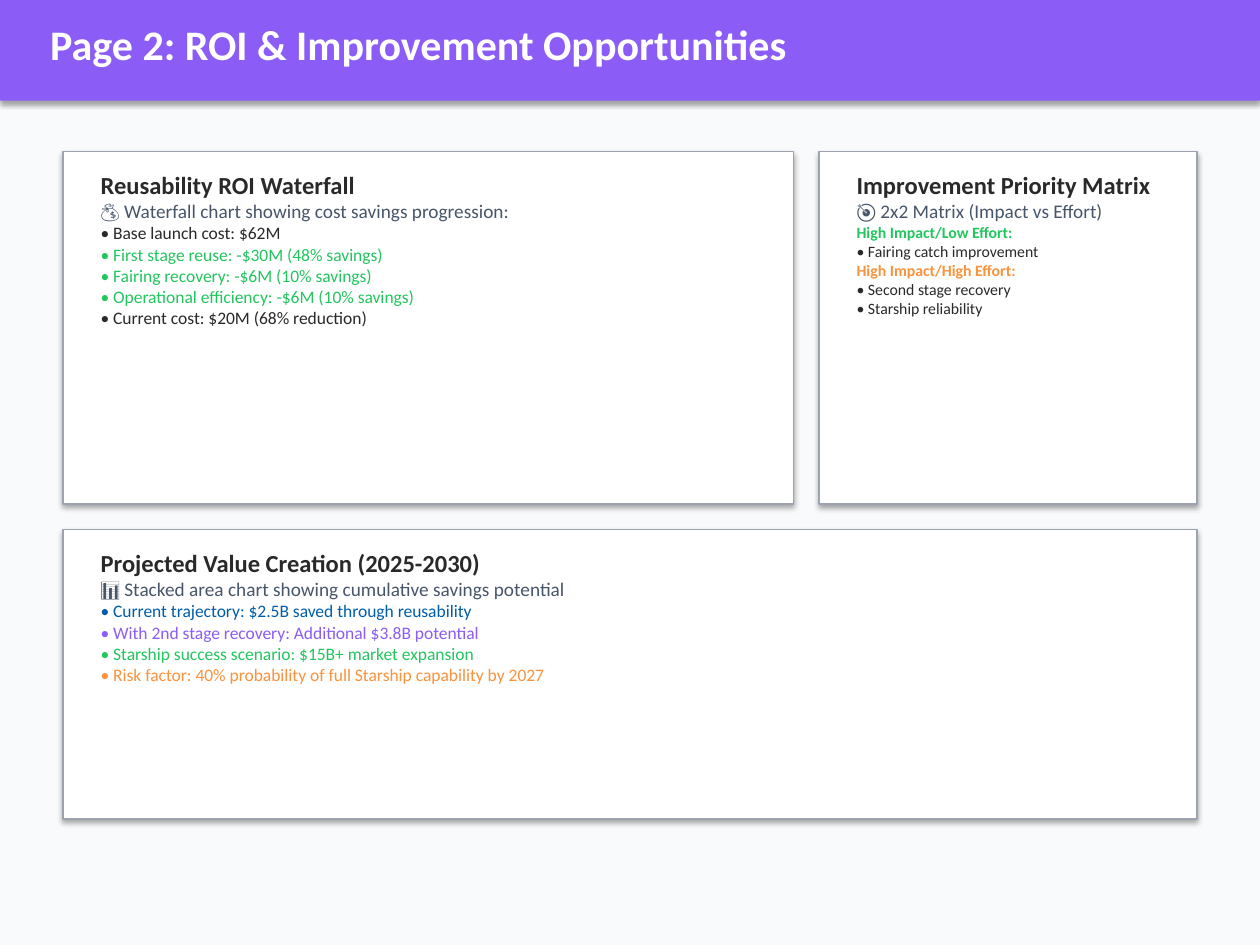
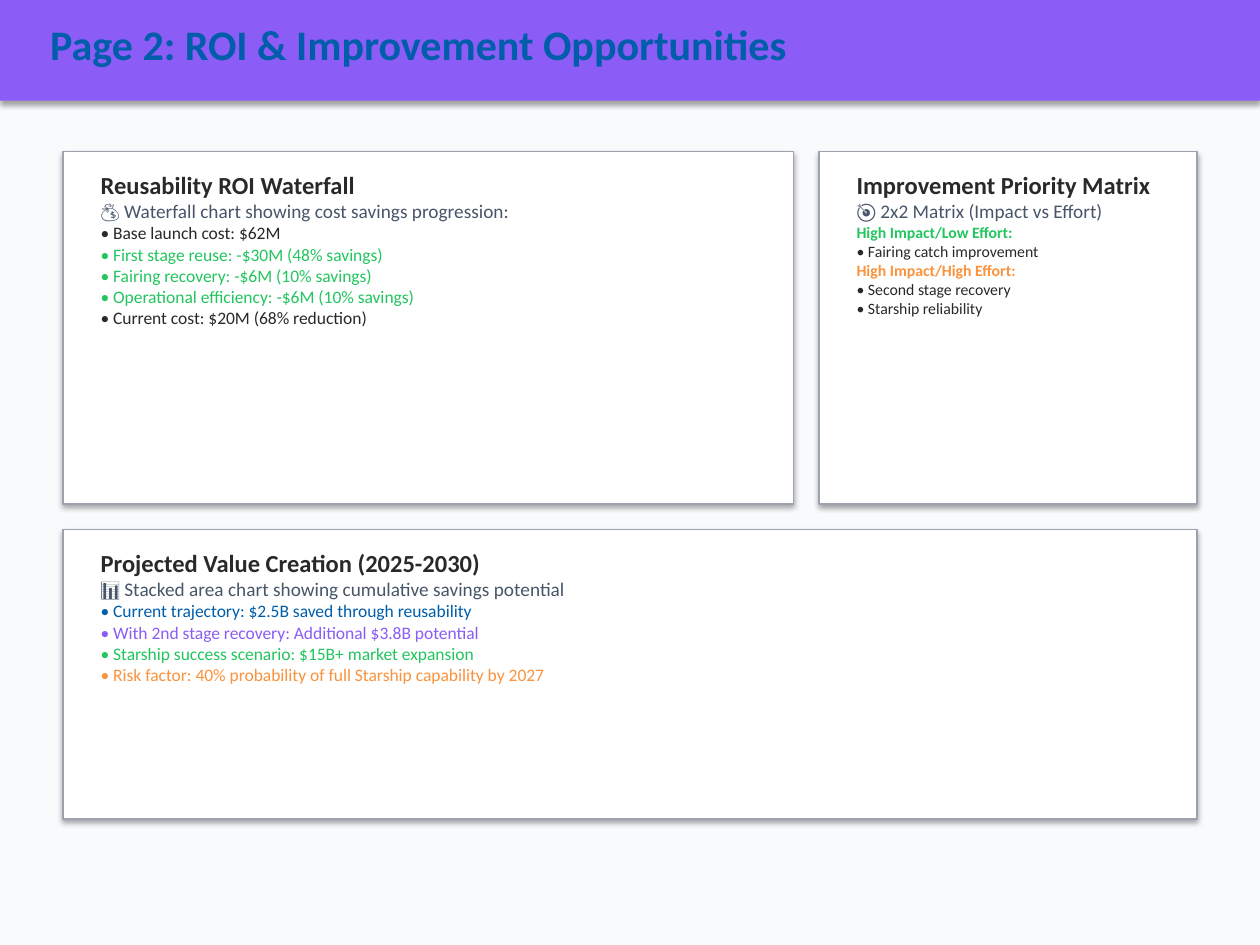
Before and after one commit to jsperson/newman_dataviz, a slide deck: slide 4 of module8/SpaceX_PowerBI_Dashboard_Design.pptx. Drawn at 1260x945 pixels with LibreOffice and Linux fonts; fonts in the diff are those of the drawing. Boxes give left, top, right and bottom in pixels: in the first picture for what was removed or moved away, otherwise in the second. Text is boxed around its words. In the diff, an @@ line names an element or a change of style, - is before the commit and + after.

```diff
--- a/module8/SpaceX_PowerBI_Dashboard_Design.pptx
+++ b/module8/SpaceX_PowerBI_Dashboard_Design.pptx
@@ text "Page 2: ROI & Improvement ..." at (50,30,786,67): text colour #FFFFFF to #005DAA @@
```
Also in this commit, not shown: 2 other slides changed, 1 other file.
